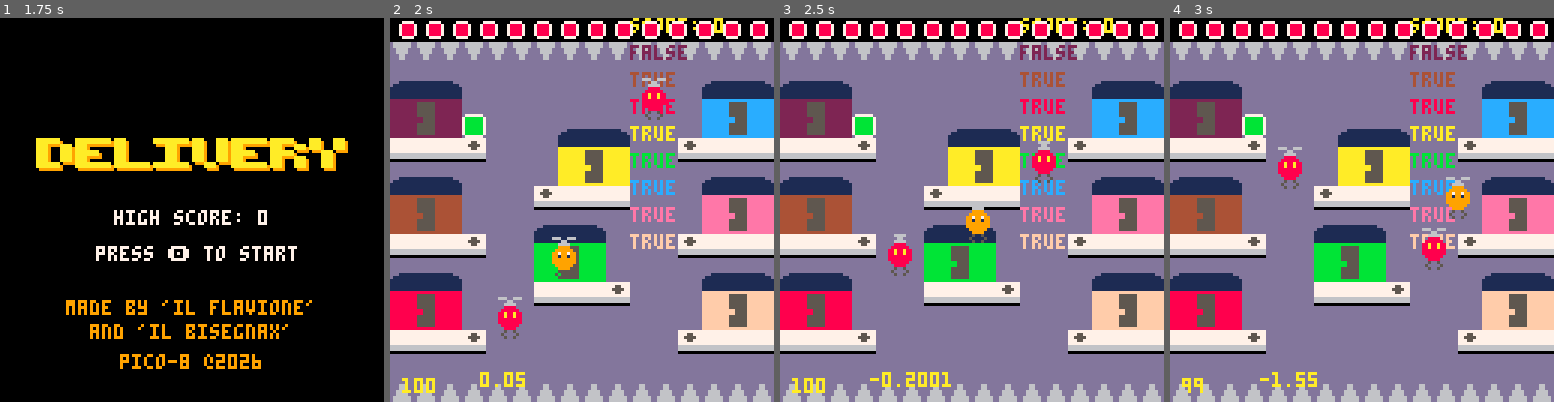
Above: before the commit, frames 1-4 (left to right).
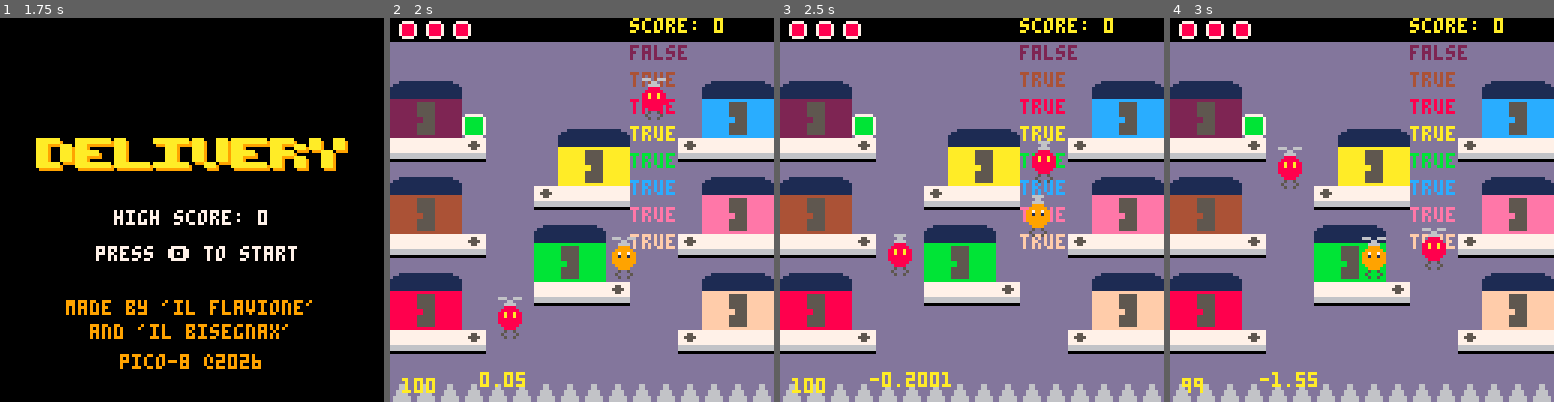
Above: after the commit, the same moments.

Repository: FlavioIero/Delivery
Game: PICO-8 cartridge Delivery.p8
The game is run twice, just before and just after one commit, with the same random seed, the same clock (stepped at 60 frames per second) and the same inputs.
Inputs:
- Up to frame 1 (1.75 s): tap X (X key) at 0.33, 1.07 s; tap O (Z key) at 0.7, 1.7 s; hold Right from 1.6 s (still down)
- Up to frame 2 (2 s): keep holding Right; tap X (X key) at 1.85 s
- Up to frame 3 (2.5 s): release Right at 2.1 s; tap O (Z key) at 2.1 s; hold Up 2.15-2.42 s; hold Right from 2.47 s (still down)
- Up to frame 4 (3 s): keep holding Right; tap O (Z key) at 2.5, 2.9 s; tap X (X key) at 2.97 s

Frame 1 is identical in both runs. In frame 2, 5.2% of the frame differs, in the area x 0-100%, y 0-68%; in frame 3, 5.2%; in frame 4, 5.2%.

Commit message:
removed upper spikes

Diff:
--- a/Delivery.p8
+++ b/Delivery.p8
@@ -463,8 +463,8 @@
 player.__index = player
 
 -- const
-local invincible = true
-local ignore_spikes = true
+local invincible = false
+local ignore_spikes = false
 local g = 0.15 --0.35
 local jump_vel = -2 -- -4
 local max_fall = 1.5 -- 3
@@ -476,7 +476,7 @@
 local sprt = 3
 local claw_sprts = {unhooked=6,hooked=59}
 
-local kz = {14,115}
+local kz = {-14,115}
 
 -- var
 local helix_dur = 2 -- each helix spr lasts 2 frm
@@ -595,8 +595,8 @@
 	end
 	if self.pos.y > 120 then
 		self:move(vector2.new(self.pos.x,120))
-	elseif self.pos.y < 8 then
-		self:move(vector2.new(self.pos.x,8))
+	elseif self.pos.y < 11 then
+		self:move(vector2.new(self.pos.x,11))
 	end
 end
 
@@ -882,11 +882,11 @@
 
 -- can change
 -- default player_sp = 8,32
-player_sp = vector2.new(40,80) -- player spawn point
+player_sp = vector2.new(60,80) -- player spawn point
 p_r = 3.5 -- player hb range
 e_r = 3.5 -- enemy hb range
 game_timer = 100
-max_hp = 1000 -- 3
+max_hp = 3 -- 3
 
 -->8
 -- game_manager --
@@ -1165,12 +1165,142 @@
 
 
 
+…(130 lines of a section not shown)…
 __gff__
 0000000000000000000100010000000000000000000000000000000000000000000000000000000000000000000000000000000000000000000000000000000000000000000000000000000000000000000000000000000000000000000000000000000000000000000000000000000000000000000000000000000000000000
 0000000000000000000000000000000000000000000000000000000000000000000000000000000000000000000000000000000000000000000000000000000000000000000000000000000000000000000000000000000000000000000000000000000000000000000000000000000000000000000000000000000000000000
 __map__
 0101010101010101010101010101010101010101010101010101010101010101101001010101010101010101010101010101100000000000000000000000000000000000000000000000000000000000000000000000000000000000000000000000000000000000000000000000000000000000000000000000000000000000
-0808080808080808080808080808080801010101010101010101010101010101101001010101010101010101010101010101100000000000000000000000000000000000000000000000000000000000000000000000000000000000000000000000000000000000000000000000000000000000000000000000000000000000
+0202020202020202020202020202020201010101010101010101010101010101101001010101010101010101010101010101100000000000000000000000000000000000000000000000000000000000000000000000000000000000000000000000000000000000000000000000000000000000000000000000000000000000
 0c0d0e020202020202020202020c0d0e01010101010101010101010101010101101001010101010101010101010101010101100000000000000000000000000000000000000000000000000000000000000000000000000000000000000000000000000000000000000000000000000000000000000000000000000000000000
 2022200202020202020202020226282640414d4d4d4d4d4d4d4d4d4d4d4d4e4f101001010101010101010101010101010101100202020202020202020202020202020202020202020202020202020000000000000000000000000000000000000000000000000000000000000000000000000000000000000000000000000000
 322132020202020c0d0e020202372737505152535455565758595a5b5c5d5e5f101001010101010101010101010101010101100202020202020202020202020202020202020202020202020202020000000000000000000000000000000000000000000000000000000000000000000000000000000000000000000000000000
Not shown, changed: 130 lines of the sprite sheet (__gfx__) section of Delivery.p8
Not shown, changed: the thumbnail (__label__) section of Delivery.p8
